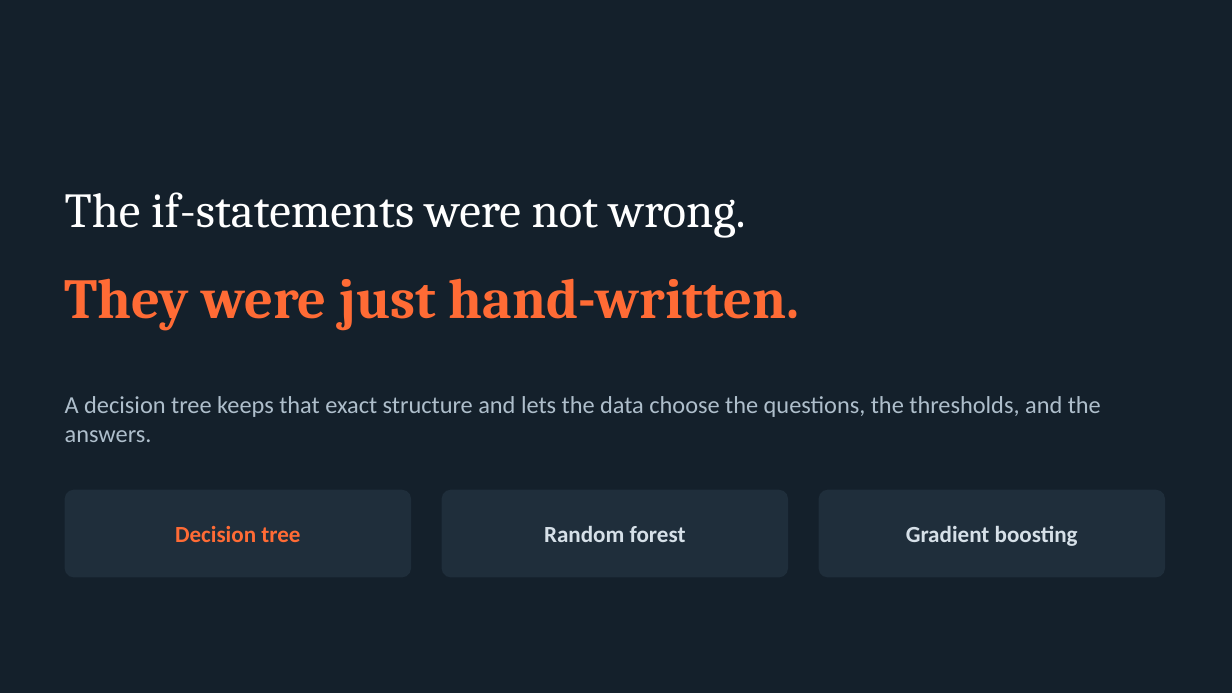
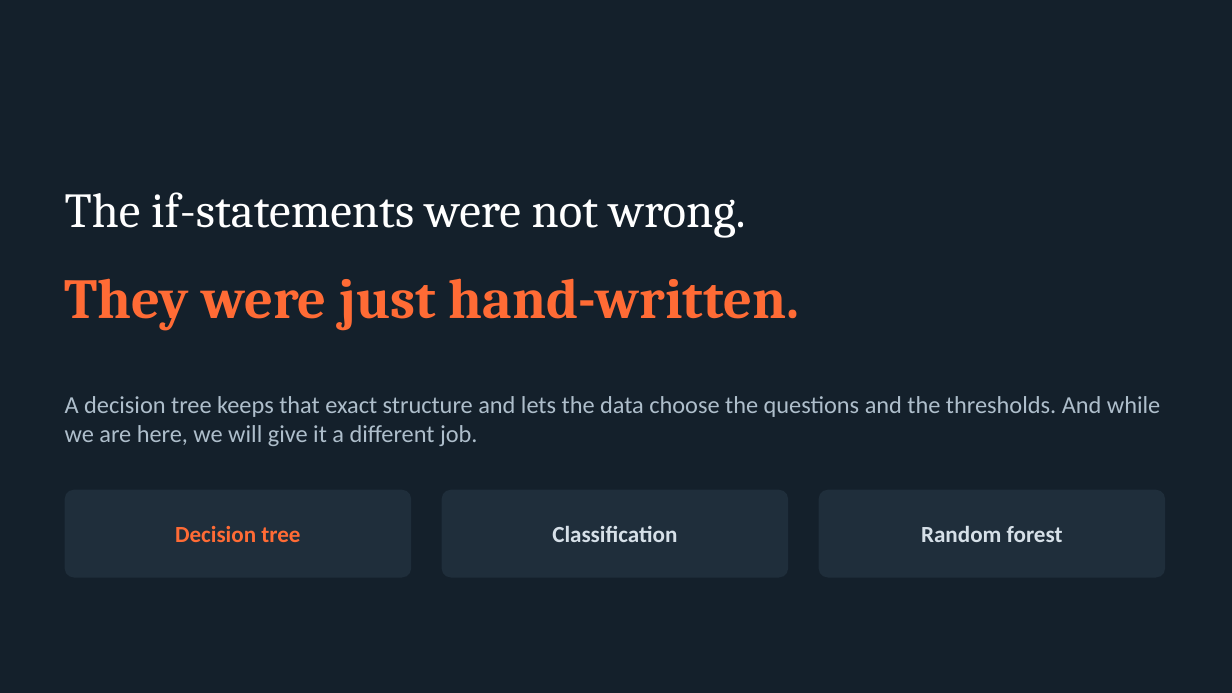
Before and after one commit to UPJ-CS-Club/MM-ml-oct-2026, a slide deck: slide 17 of slides.pptx. Drawn at 1232x693 pixels with LibreOffice and Linux fonts; fonts in the diff are those of the drawing. Boxes give left, top, right and bottom in pixels: in the first picture for what was removed or moved away, otherwise in the second. Text is boxed around its words. In the diff, an @@ line names an element or a change of style, - is before the commit and + after.

```diff
--- a/slides.pptx
+++ b/slides.pptx
@@ text at [65, 396, 1160, 446]: text changed @@
-A decision tree keeps that exact structure and lets the data choose the questions, the thresholds, and the answers.
+A decision tree keeps that exact structure and lets the data choose the questions and the thresholds. And while we are here, we will give it a different job.
@@ text "Random forest": place and size @@
-text "Random forest" at [544, 526, 686, 542]
+text "Random forest" at [921, 526, 1063, 542]
@@ text added at [552, 526, 677, 542], 18 pt, text #D6E0E8, bold @@
+Classification
@@ text removed at [906, 526, 1078, 546] @@
-Gradient boosting
```
Also in this commit, not shown: 16 other slides changed, 6 slides added, 4 slides removed.
